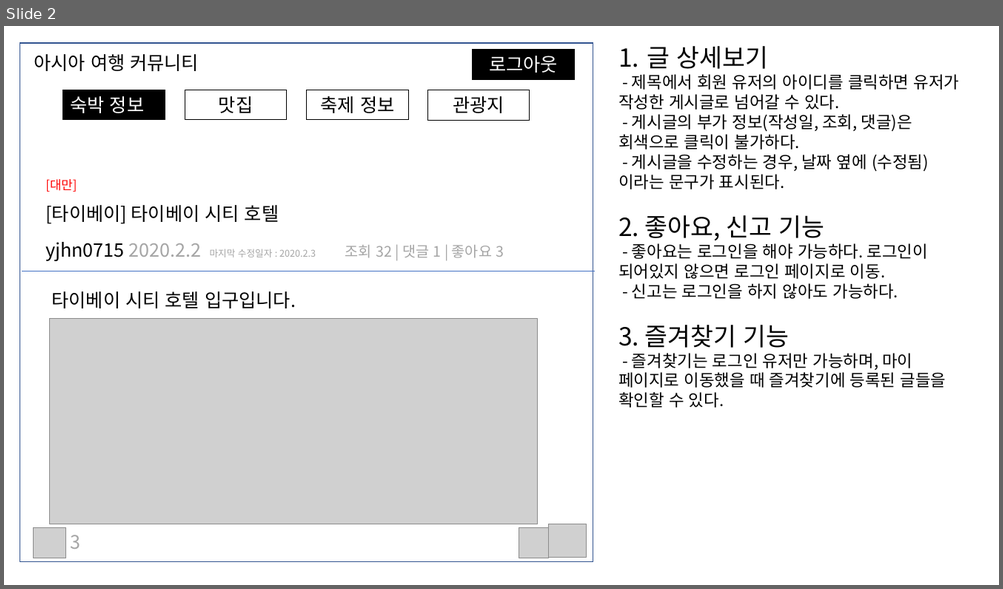
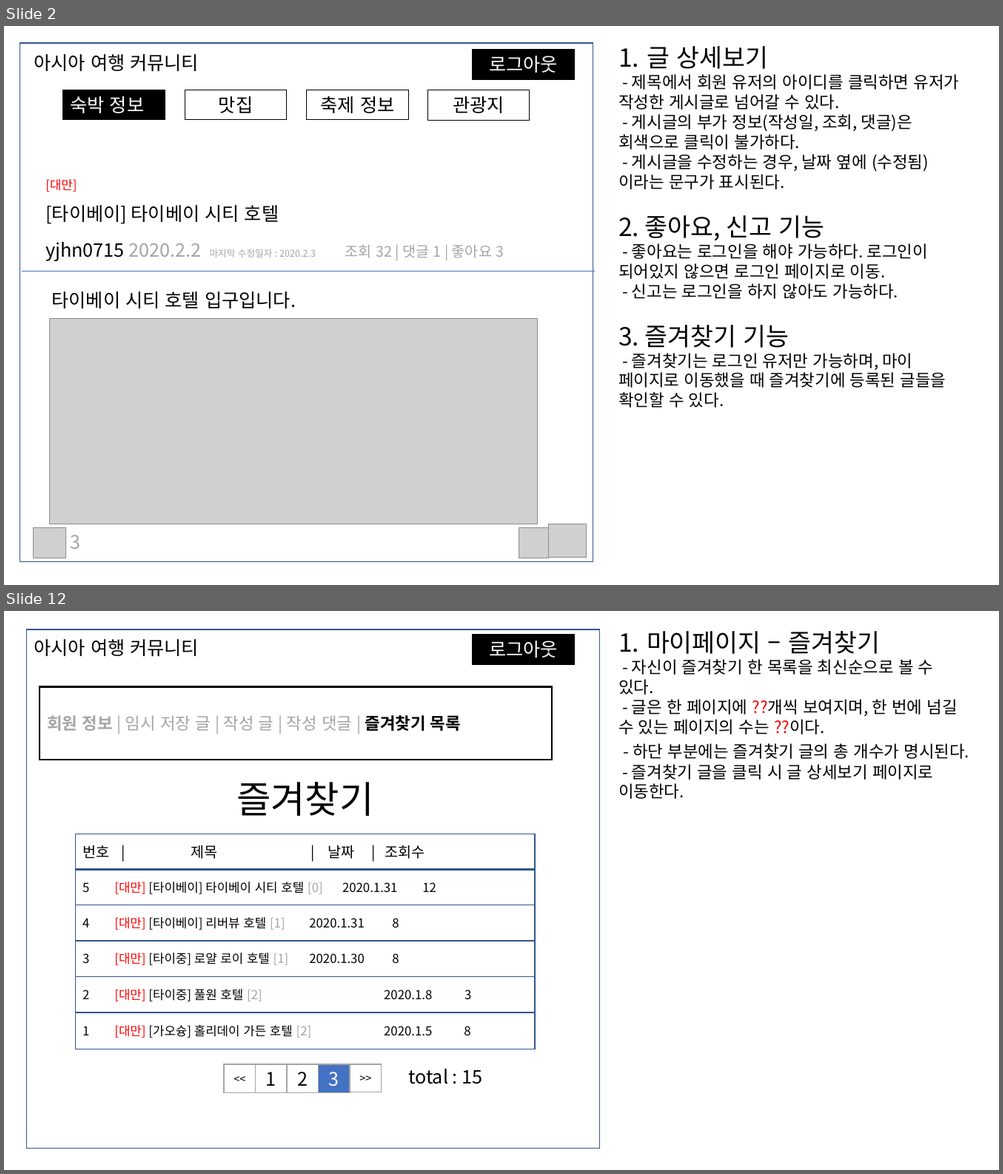
Before and after one commit to pjok1122/travel-community, a slide deck: 화면 기획서.pptx. Shown one above the other, each under a label of ours: slide 2 before the commit, slides 2 and 12 after it; the slides between them are not shown. The pictures are 1003x589 and 1003x1174 pixels, drawn with LibreOffice and Linux fonts; fonts in the diff are those of the drawing; grey boxes stand for pictures. Boxes give left, top, right and bottom in pixels: in the first picture for what was removed or moved away, otherwise in the second. Text is boxed around its words. In the diff, an @@ line names an element or a change of style, - is before the commit and + after.

```diff
--- a/화면 기획서.pptx
+++ b/화면 기획서.pptx
@@ slide 12 added at [4,611,999,1170], background #FFFFFF @@
@@ rectangle added at [26,629,600,1149], fill #FFFFFF, outline #325491 1 pt @@
@@ text added at [618,631,969,799], 16 pt, text #000000 @@
+1. 마이페이지 – 즐겨찾기
+- 자신이 즐겨찾기 한 목록을 최신순으로 볼 수 있다.
+- 글은 한 페이지에 ??개씩 보여지며, 한 번에 넘길 수 있는 페이지의 수는 ??이다.
+- 하단 부분에는 즐겨찾기 글의 총 개수가 명시된다.
+- 즐겨찾기 글을 클릭 시 글 상세보기 페이지로 이동한다.
@@ text added at [34,639,199,656], 18 pt, text #000000 @@
+아시아 여행 커뮤니티
@@ rectangle added at [472,634,575,664], fill #000000, outline #000000 0.75 pt, 18 pt, text #FFFFFF @@
+로그아웃
@@ rectangle added at [40,687,552,760], outline #000000 1.5 pt, 16 pt, text #A5A5A5 @@
+회원 정보 | 임시 저장 글 | 작성 글 | 작성 댓글 | 즐겨찾기 목록
@@ text added at [236,782,373,816], 36 pt, text #000000 @@
+즐겨찾기
@@ rectangle added at [76,834,535,870], outline #325491 1 pt, 14 pt, text #000000 @@
+번호 | 제목 | 날짜 | 조회수
@@ rectangle added at [76,869,535,905], outline #325491 1 pt, 12 pt, text #000000 @@
+5 [대만] [타이베이] 타이베이 시티 호텔 [0] 2020.1.31 12
@@ rectangle added at [76,906,535,942], outline #325491 1 pt, 12 pt, text #000000 @@
+4 [대만] [타이베이] 리버뷰 호텔 [1] 2020.1.31 8
@@ rectangle added at [76,941,535,977], outline #325491 1 pt, 12 pt, text #000000 @@
+3 [대만] [타이중] 로얄 로이 호텔 [1] 2020.1.30 8
@@ rectangle added at [76,977,535,1012], outline #325491 1 pt, 12 pt, text #000000 @@
+2 [대만] [타이중] 풀원 호텔 [2] 2020.1.8 3
@@ rectangle added at [76,1013,535,1049], outline #325491 1 pt, 12 pt, text #000000 @@
+1 [대만] [가오슝] 홀리데이 가든 호텔 [2] 2020.1.5 8
@@ rectangle added at [224,1065,256,1093], outline #A5A5A5 1 pt, 10.5 pt, text #000000 @@
+<<
@@ rectangle added at [256,1065,287,1093], outline #A5A5A5 1 pt, 18 pt, text #000000 @@
+1
@@ rectangle added at [287,1065,318,1093], outline #A5A5A5 1 pt, 18 pt, text #000000 @@
+2
@@ rectangle added at [318,1065,350,1093], fill #4472C4, outline #A5A5A5 1 pt, 18 pt, text #FFFFFF @@
+3
@@ rectangle added at [350,1065,381,1092], outline #A5A5A5 1 pt, 10.5 pt, text #000000 @@
+>>
@@ text added at [408,1069,483,1085], 18 pt, text #000000 @@
+total : 15
```
Also in this commit, not shown: 4 slides changed, 6 other slides added.
